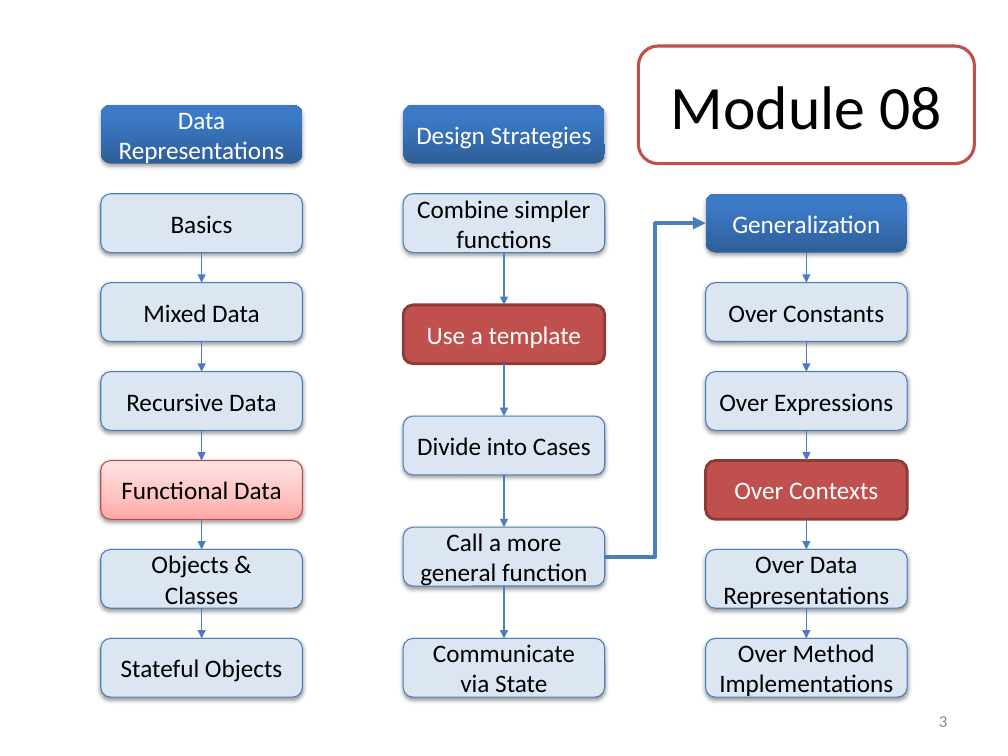
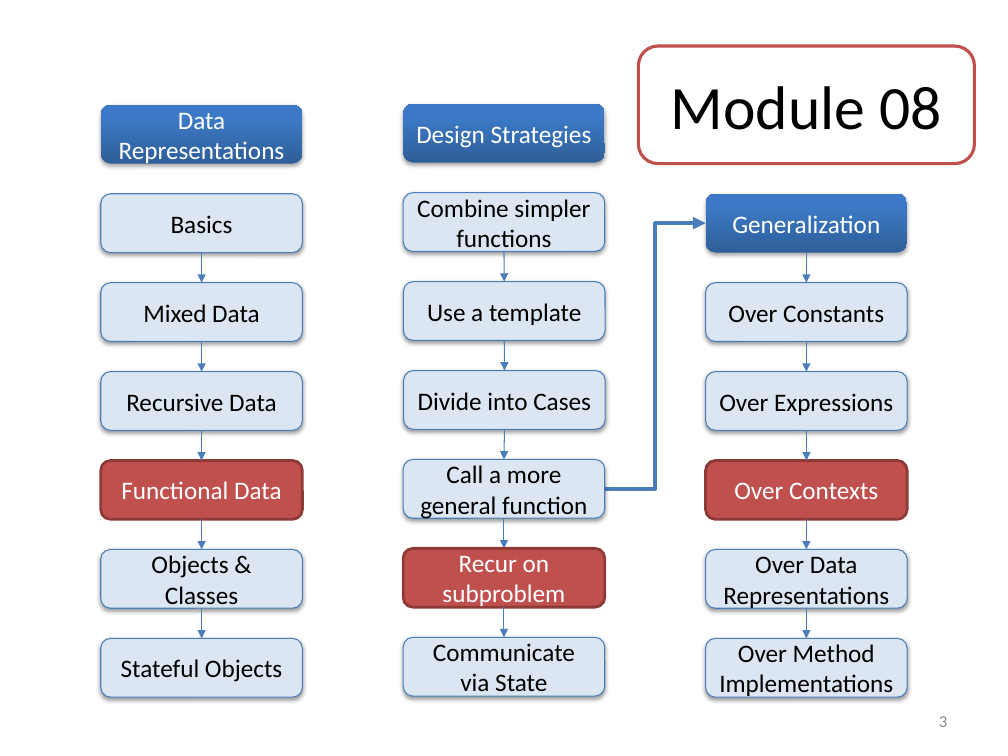
Before and after one commit to mwand/cs5010f16, a slide deck: slide 3 of Slides/Lesson 8.1 Introducing General Recursion.pptx. Drawn at 1008x756 pixels with LibreOffice and Linux fonts; fonts in the diff are those of the drawing. Boxes give left, top, right and bottom in pixels: in the first picture for what was removed or moved away, otherwise in the second. Text is boxed around its words. In the diff, an @@ line names an element or a change of style, - is before the commit and + after.

```diff
--- a/Slides/Lesson 8.1 Introducing General Recursion.pptx
+++ b/Slides/Lesson 8.1 Introducing General Recursion.pptx
@@ elbow arrow moved from (605, 556) - (706, 223) to (605, 489) - (706, 223) @@
@@ arrow moved from (504, 253) - (504, 305) to (504, 252) - (504, 281) @@
@@ rounded rectangle "Use a template": place and size @@
-rounded rectangle "Use a template" at <box>403,305,605,364</box>
+rounded rectangle "Use a template" at <box>403,281,605,340</box>
@@ rounded rectangle "Use a template" at <box>403,281,605,340</box>: text colour #FFFFFF to #000000; fill #C0504D to #DCE6F2; outline #8E3B39 2 pt to #4B7EBC 0.75 pt; shadow on @@
@@ arrow moved from (504, 364) - (504, 416) to (504, 341) - (504, 371) @@
@@ rounded rectangle "Divide into Cases": place and size @@
-rounded rectangle "Divide into Cases" at <box>403,416,605,475</box>
+rounded rectangle "Divide into Cases" at <box>403,371,605,429</box>
@@ arrow moved from (504, 475) - (504, 527) to (504, 429) - (504, 460) @@
@@ rounded rectangle "Functional Data" at <box>101,461,302,519</box>: text colour #000000 to #FFFFFF; fill gradient #FFA6A5 to #FFC0BF to #FFE7E7 to #C0504D; outline #BF4C48 0.75 pt to #8E3B39 2 pt; shadow off @@
@@ rounded rectangle "Call a more general function": place and size @@
-rounded rectangle "Call a more general function" at <box>403,527,605,586</box>
+rounded rectangle "Call a more general function" at <box>403,460,605,518</box>
@@ arrow moved from (504, 586) - (504, 638) to (504, 518) - (504, 548) @@
@@ rounded rectangle added at <box>403,548,605,607</box>, fill #C0504D, outline #8E3B39 2 pt, 18 pt, text #FFFFFF @@
+Recur on subproblem
@@ arrow added from (504, 607) to (504, 637), #4B7EBC 0.75 pt @@
```
Also in this commit, not shown: 1 other slide changed, 1 other file.
